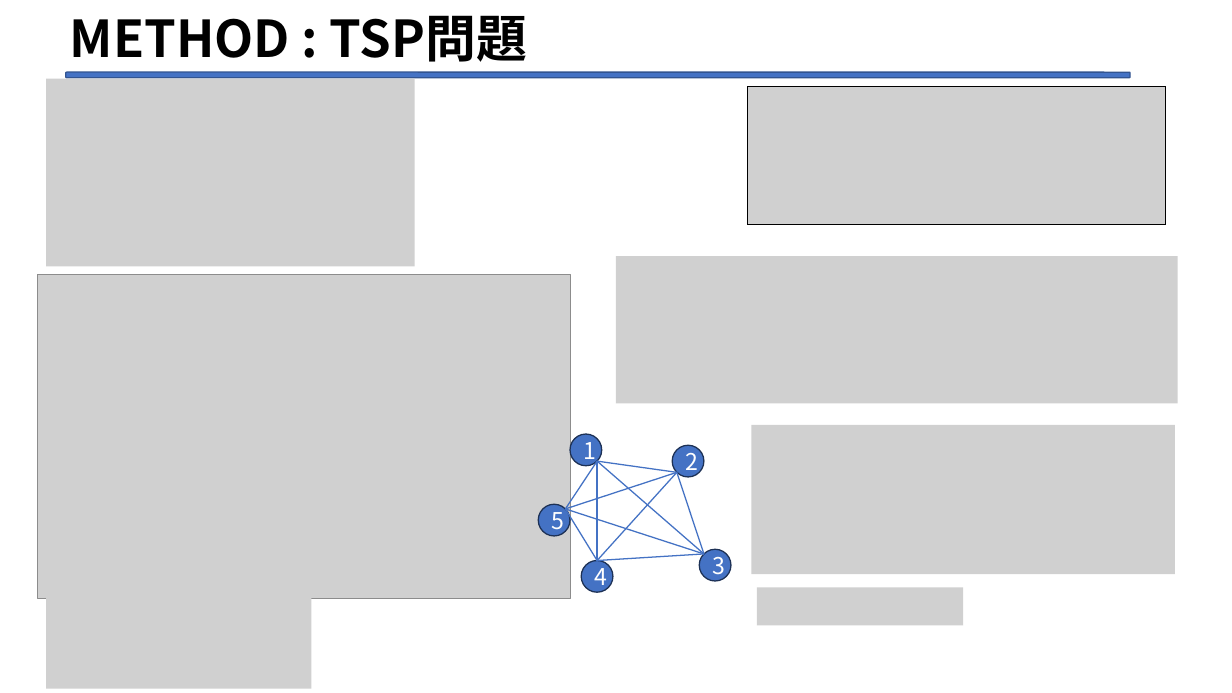
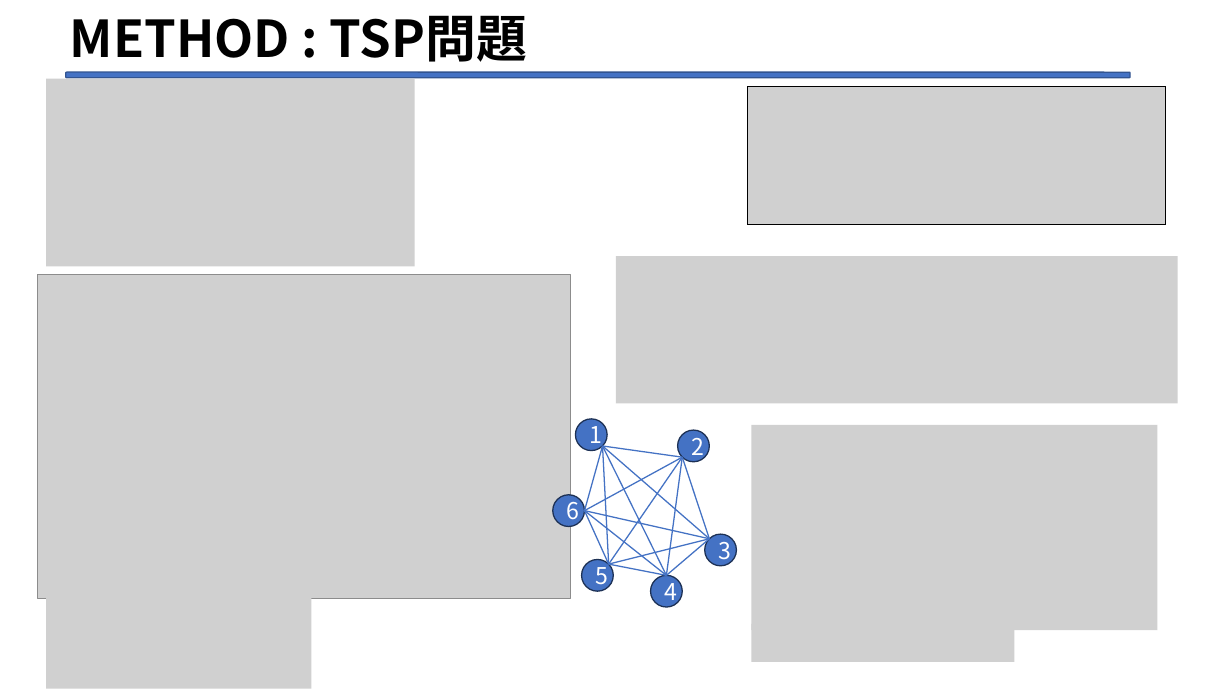
Before and after one commit to Legolas9999/zemi, a slide deck: slide 19 of 第二次/lcj_ron_zemi2.pptx. Drawn at 1232x693 pixels with LibreOffice and Linux fonts; fonts in the diff are those of the drawing; grey boxes stand for pictures. Boxes give left, top, right and bottom in pixels: in the first picture for what was removed or moved away, otherwise in the second. Text is boxed around its words. In the diff, an @@ line names an element or a change of style, - is before the commit and + after.

```diff
--- a/第二次/lcj_ron_zemi2.pptx
+++ b/第二次/lcj_ron_zemi2.pptx
@@ line moved from (597, 461) - (597, 561) to (603, 446) - (666, 576) @@
@@ line moved from (597, 461) - (566, 509) to (603, 446) - (609, 565) @@
@@ picture resized from (x1=751, y1=425, x2=1175, y2=575) to (x1=751, y1=425, x2=1158, y2=630) @@
@@ line moved from (677, 472) - (566, 509) to (682, 457) - (609, 565) @@
@@ line moved from (677, 472) - (597, 561) to (682, 457) - (666, 576) @@
@@ 3 ellipses, 3 lines moved together from (x1=570, y1=434, x2=731, y2=580) to (x1=576, y1=419, x2=737, y2=566) @@
@@ group added at (x1=553, y1=446, x2=710, y2=576): 5 lines, 1 ellipse @@
+6
@@ line moved from (704, 555) - (566, 509) to (710, 539) - (609, 565) @@
@@ line moved from (704, 555) - (597, 561) to (710, 539) - (666, 576) @@
@@ ellipse "5" moved from (x1=539, y1=505, x2=570, y2=536) to (x1=581, y1=560, x2=613, y2=592) @@
@@ line moved from (597, 561) - (566, 509) to (666, 576) - (609, 565) @@
@@ ellipse "4" moved from (x1=581, y1=561, x2=613, y2=592) to (x1=651, y1=576, x2=682, y2=607) @@
@@ picture removed at (x1=757, y1=588, x2=963, y2=626) @@
@@ picture added at (x1=751, y1=624, x2=1015, y2=662) @@
```
Also in this commit, not shown: 10 other slides changed.
